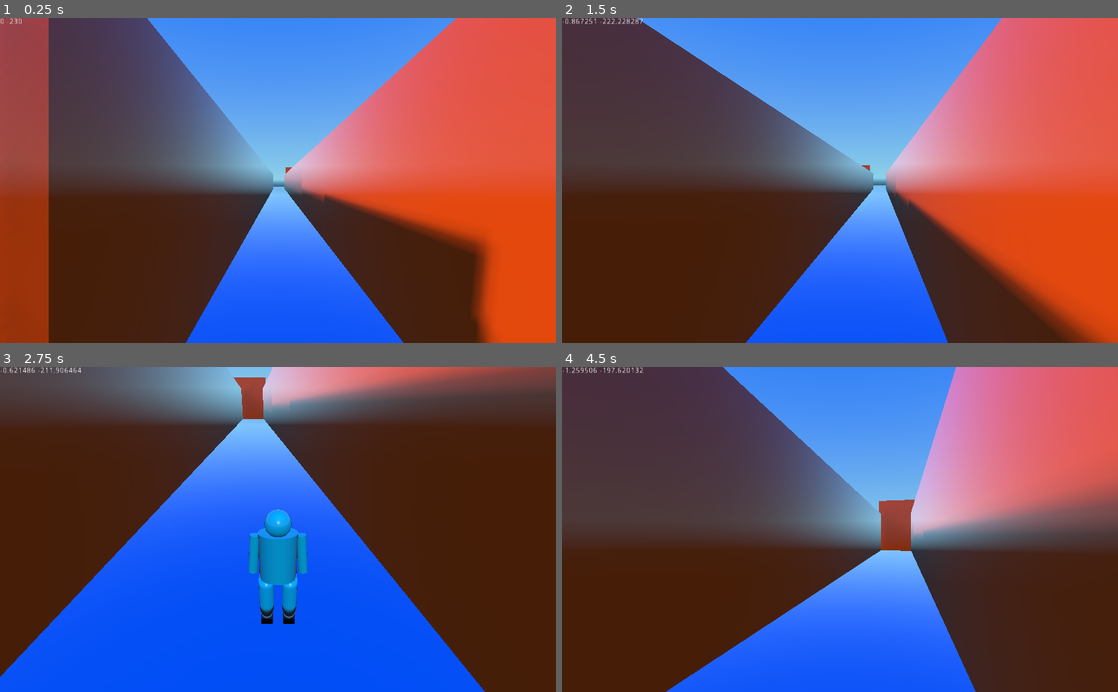
Above: before the commit, frames 1-4 (two rows, left to right).
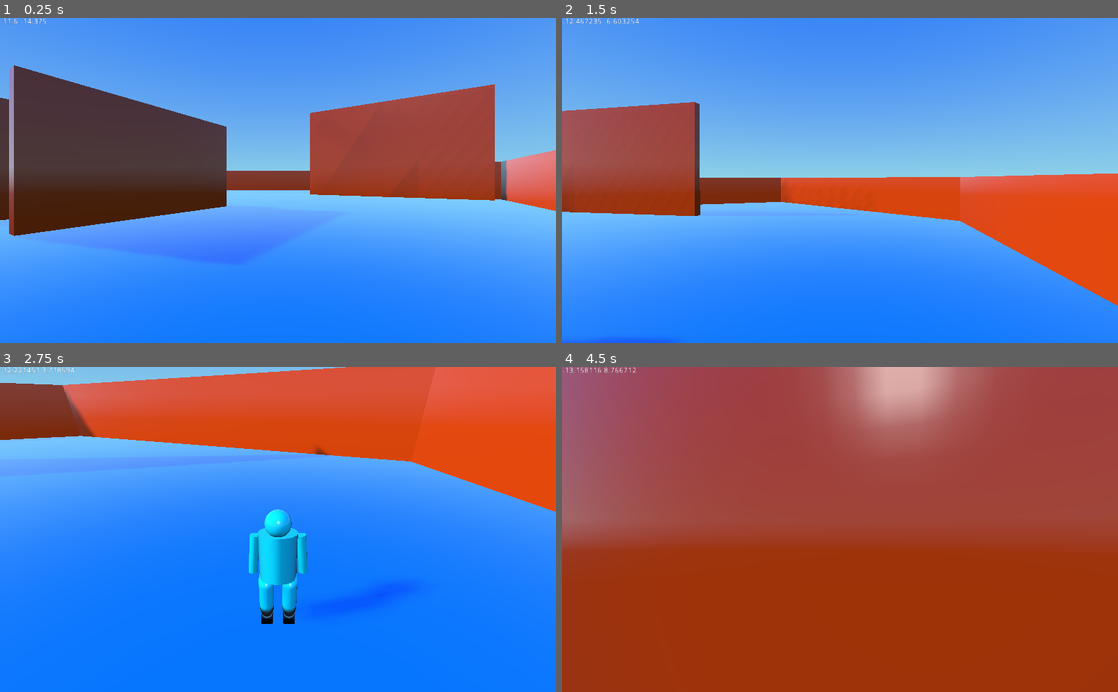
Above: after the commit, the same moments.

Repository: mrazeja7/mazes
Game: Godot game, scene res://hexa_maze.tscn
The game is run twice, just before and just after one commit, with the same random seed, the same clock (stepped at 60 frames per second) and the same inputs. The project has no main scene, so this scene is started directly.
Inputs (mouse positions are in pixels of both pictures, inside the frame that each line leads up to):
- Up to frame 1 (0.25 s): no input
- Up to frame 2 (1.5 s): tap Enter at 0.5 s; move the mouse to (867, 180) at 0.52 s; hold C 0.53-1.28 s; hold Up (ui_up) from 0.53 s (still down); tap Space at 0.77 s; move the mouse to (812, 180) at 1.27 s; tap F at 1.35 s
- Up to frame 3 (2.75 s): keep holding Up (ui_up); tap Space at 1.52 s; move the mouse to (289, 523) at 2.02 s; hold C from 2.03 s (still down)
- Up to frame 4 (4.5 s): keep holding Up (ui_up); move the mouse to (834, 536) at 2.77 s; release C at 2.78 s; tap F at 2.85, 4.35 s; tap Space at 3.02, 3.77 s; move the mouse to (878, 532) at 3.52 s; hold C 3.53-4.28 s; move the mouse to (795, 526) at 4.27 s

The runs differ from the first frame. In frame 1, 77% of the frame differs, in the area x 0-100%, y 0-100%; in frame 2, 74%; in frame 3, 96%; in frame 4, 99%.
Error in both runs: Invalid get index 'visible' (on base: 'null instance'). (res://scripts/player.gd:83)

Commit message:
changed hex floor size, started working on hex level

Diff:
--- a/assets/hexagonal_floor.tscn
+++ b/assets/hexagonal_floor.tscn
@@ -56,7 +56,7 @@
 
 [sub_resource type="ConvexPolygonShape" id=2]
 
-points = PoolVector3Array( 0, 1, -232.875, 0, -1, -232.875, 201.75, 1, -116.438, 201.75, -1, -116.438, 201.75, 1, -116.438, 201.75, -1, -116.438, 201.75, 1, 116.438, 201.75, -1, 116.438, 201.75, 1, 116.438, 201.75, -1, 116.438, 0, 1, 232.875, 0, -1, 232.875, 0, 1, 232.875, 0, -1, 232.875, -201.75, 1, 116.438, -201.75, -1, 116.438, 0, 1, -232.875, 201.75, 1, -116.438, -201.75, 1, -116.438, -201.75, 1, 116.438, 0, 1, 232.875, 201.75, 1, 116.438, -201.75, 1, 116.438, -201.75, -1, 116.438, -201.75, 1, -116.438, -201.75, -1, -116.438, -201.75, 1, -116.438, -201.75, -1, -116.438, 0, 1, -232.875, 0, -1, -232.875, 201.75, -1, -116.438, 0, -1, -232.875, 201.75, -1, 116.438, 0, -1, 232.875, -201.75, -1, 116.438, -201.75, -1, -116.438 )
+points = PoolVector3Array( 0, 0.5, -21.0625, 0, -0.5, -21.0625, 18.2344, 0.5, -10.5313, 18.2344, -0.5, -10.5313, 18.2344, 0.5, -10.5313, 18.2344, -0.5, -10.5313, 18.2344, 0.5, 10.5313, 18.2344, -0.5, 10.5313, 18.2344, 0.5, 10.5313, 18.2344, -0.5, 10.5313, 0, 0.5, 21.0625, 0, -0.5, 21.0625, 0, 0.5, 21.0625, 0, -0.5, 21.0625, -18.2344, 0.5, 10.5313, -18.2344, -0.5, 10.5313, 0, 0.5, -21.0625, 18.2344, 0.5, -10.5313, -18.2344, 0.5, -10.5313, -18.2344, 0.5, 10.5313, 0, 0.5, 21.0625, 18.2344, 0.5, 10.5313, -18.2344, 0.5, 10.5313, -18.2344, -0.5, 10.5313, -18.2344, 0.5, -10.5313, -18.2344, -0.5, -10.5313, -18.2344, 0.5, -10.5313, -18.2344, -0.5, -10.5313, 0, 0.5, -21.0625, 0, -0.5, -21.0625, 18.2344, -0.5, -10.5313, 0, -0.5, -21.0625, 18.2344, -0.5, 10.5313, 0, -0.5, 21.0625, -18.2344, -0.5, 10.5313, -18.2344, -0.5, -10.5313 )
 
 [node name="hexagon" type="Spatial" index="0"]
 
--- a/hexa_maze.tscn
+++ b/hexa_maze.tscn
@@ -12,18 +12,74 @@
 
 [node name="walls" type="Spatial" parent="." index="1"]
 
+transform = Transform( 1, 0, 0, 0, 1, 0, 0, 0, 1, 0, 2.3, 178.1 )
+
 [node name="wall" parent="walls" index="0" instance=ExtResource( 2 )]
 
 transform = Transform( 2.5, 0, 0, 0, 3, 0, 0, 0, 1, -13.2783, 2.5, -168.8 )
 script = ExtResource( 3 )
-_sections_unfolded = [ "Transform" ]
+
+[node name="wall2" parent="walls" index="1" instance=ExtResource( 2 )]
+
+transform = Transform( -4.37114e-08, 0, -1, 0, 1, 0, 1, 0, -4.37114e-08, -17.975, -0.2904, -185.675 )
+
+[node name="wall6" parent="walls" index="2" instance=ExtResource( 2 )]
+
+transform = Transform( -4.37114e-08, 0, -1, 0, 1, 0, 1, 0, -4.37114e-08, 18, -0.2904, -185.85 )
+
+[node name="wall3" parent="walls" index="3" instance=ExtResource( 2 )]
+
+transform = Transform( -4.37114e-08, 0, -1, 0, 1, 0, 1, 0, -4.37114e-08, -17.975, -0.2904, -179.9 )
+
+[node name="wall9" parent="walls" index="4" instance=ExtResource( 2 )]
+
+transform = Transform( -4.37114e-08, 0, -1, 0, 1, 0, 1, 0, -4.37114e-08, 18, -0.2904, -180.075 )
+
+[node name="wall4" parent="walls" index="5" instance=ExtResource( 2 )]
+
+transform = Transform( -4.37114e-08, 0, -1, 0, 1, 0, 1, 0, -4.37114e-08, -17.975, -0.2904, -174.7 )
+
+[node name="wall10" parent="walls" index="6" instance=ExtResource( 2 )]
+
+transform = Transform( -4.37114e-08, 0, -1, 0, 1, 0, 1, 0, -4.37114e-08, 18, -0.2904, -174.875 )
+
+[node name="wall5" parent="walls" index="7" instance=ExtResource( 2 )]
+
+transform = Transform( -4.37114e-08, 0, -1, 0, 1, 0, 1, 0, -4.37114e-08, -17.975, -0.2904, -170.4 )
+
+[node name="wall11" parent="walls" index="8" instance=ExtResource( 2 )]
+
+transform = Transform( -4.37114e-08, 0, -1, 0, 1, 0, 1, 0, -4.37114e-08, 18, -0.2904, -170.575 )
+
+[node name="wall7" parent="walls" index="9" instance=ExtResource( 2 )]
+
+transform = Transform( 2.97748, 0, -0.5, 0, 1, 0, 1.71905, 0, 0.866025, -9.15, -0.2904, -162.45 )
+
+[node name="wall12" parent="walls" index="10" instance=ExtResource( 2 )]
+
+transform = Transform( 2.97748, 0, -0.5, 0, 1, 0, 1.71905, 0, 0.866025, 9.15, -0.2904, -193.6 )
+
+[node name="wall8" parent="walls" index="11" instance=ExtResource( 2 )]
+
+transform = Transform( -2.97748, 0, -0.5, 0, 1, 0, 1.71905, 0, -0.866026, 8.85, -0.2904, -162.375 )
+
+[node name="wall13" parent="walls" index="12" instance=ExtResource( 2 )]
+
+transform = Transform( -1.82408, 0, -0.5, 0, 1, 0, 1.05313, 0, -0.866025, -5.1, -0.2904, -195.925 )
+
+[node name="wall14" parent="walls" index="13" instance=ExtResource( 2 )]
+
+transform = Transform( -0.967682, 0, -0.5, 0, 1, 0, 0.558691, 0, -0.866026, -15.125, -0.2904, -190.15 )
 
 [node name="corridors" type="Spatial" parent="." index="2"]
+
+transform = Transform( 1, 0, 0, 0, 1, 0, 0, 0, 1, 0, -0.4, 211 )
+_sections_unfolded = [ "Pause", "Transform", "Visibility" ]
 
 [node name="corridor" type="Spatial" parent="corridors" index="0"]
 
 editor/display_folded = true
-transform = Transform( 0, 0, -1, 0, 1.5, 0, 3, 0, -1.19209e-07, 1.73205, 3.2, -219.5 )
+transform = Transform( 0, 0, -1, 0, 1.5, 0, 1.35, 0, -5.3644e-08, 1.73205, 3.2, -219.5 )
 _sections_unfolded = [ "Transform" ]
 
 [node name="wall2" parent="corridors/corridor" index="0" instance=ExtResource( 2 )]
@@ -36,58 +92,9 @@
 transform = Transform( 1, 0, 1.49012e-08, 0, 1, 0, 0, 0, 1, 0, 0, 4 )
 _sections_unfolded = [ "Transform", "Visibility" ]
 
-[node name="corridor2" type="Spatial" parent="corridors" index="1"]
-
-editor/display_folded = true
-transform = Transform( 0, 0, -1, 0, 1.5, 0, 3, 0, -1.19209e-07, 1.73205, 3.2, -201.6 )
-_sections_unfolded = [ "Transform" ]
-
-[node name="wall2" parent="corridors/corridor2" index="0" instance=ExtResource( 2 )]
-
-transform = Transform( 1, 0, 1.49012e-08, 0, 1, 0, 0, 0, 1, 0, 0, 0 )
-_sections_unfolded = [ "Transform", "Visibility" ]
-
-[node name="wall3" parent="corridors/corridor2" index="1" instance=ExtResource( 2 )]
-
-transform = Transform( 1, 0, 1.49012e-08, 0, 1, 0, 0, 0, 1, 0, 0, 4 )
-_sections_unfolded = [ "Transform", "Visibility" ]
-
-[node name="corridor3" type="Spatial" parent="corridors" index="2"]
-
-editor/display_folded = true
-transform = Transform( 0, 0, -1, 0, 1.5, 0, 3, 0, -1.19209e-07, 1.73205, 3.2, -184.3 )
-_sections_unfolded = [ "Transform" ]
-
-[node name="wall2" parent="corridors/corridor3" index="0" instance=ExtResource( 2 )]
-
-transform = Transform( 1, 0, 1.49012e-08, 0, 1, 0, 0, 0, 1, 0, 0, 0 )
-_sections_unfolded = [ "Transform", "Visibility" ]
-
-[node name="wall3" parent="corridors/corridor3" index="1" instance=ExtResource( 2 )]
-
-transform = Transform( 1, 0, 1.49012e-08, 0, 1, 0, 0, 0, 1, 0, 0, 4 )
-_sections_unfolded = [ "Transform", "Visibility" ]
-
-[node name="corridor4" type="Spatial" parent="corridors" index="3"]
-
-editor/display_folded = true
-transform = Transform( 0, 0, -1, 0, 1.5, 0, 3, 0, -1.19209e-07, 1.73205, 3.2, -166.4 )
-_sections_unfolded = [ "Transform" ]
-
-[node name="wall2" parent="corridors/corridor4" index="0" instance=ExtResource( 2 )]
-
-transform = Transform( 1, 0, 1.49012e-08, 0, 1, 0, 0, 0, 1, 0, 0, 0 )
-_sections_unfolded = [ "Transform", "Visibility" ]
-
-[node name="wall3" parent="corridors/corridor4" index="1" instance=ExtResource( 2 )]
-
-transform = Transform( 1, 0, 1.49012e-08, 0, 1, 0, 0, 0, 1, 0, 0, 4 )
-_sections_unfolded = [ "Transform", "Visibility" ]
-
 [node name="player" parent="." index="3" instance=ExtResource( 4 )]
 
-editor/display_folded = true
-transform = Transform( 1, 0, 0, 0, 1, 0, 0, 0, 1, 0, 3.36112, -230 )
+transform = Transform( 0.866025, 0, 0.5, 0, 1, 0, -0.5, 0, 0.866025, -11.6, 1.76112, -14.375 )
 script = ExtResource( 5 )
 _sections_unfolded = [ "Transform" ]
 
Not shown, changed: assets/Hexagon.obj
Not shown, changed: assets/Hexagon.obj.import
